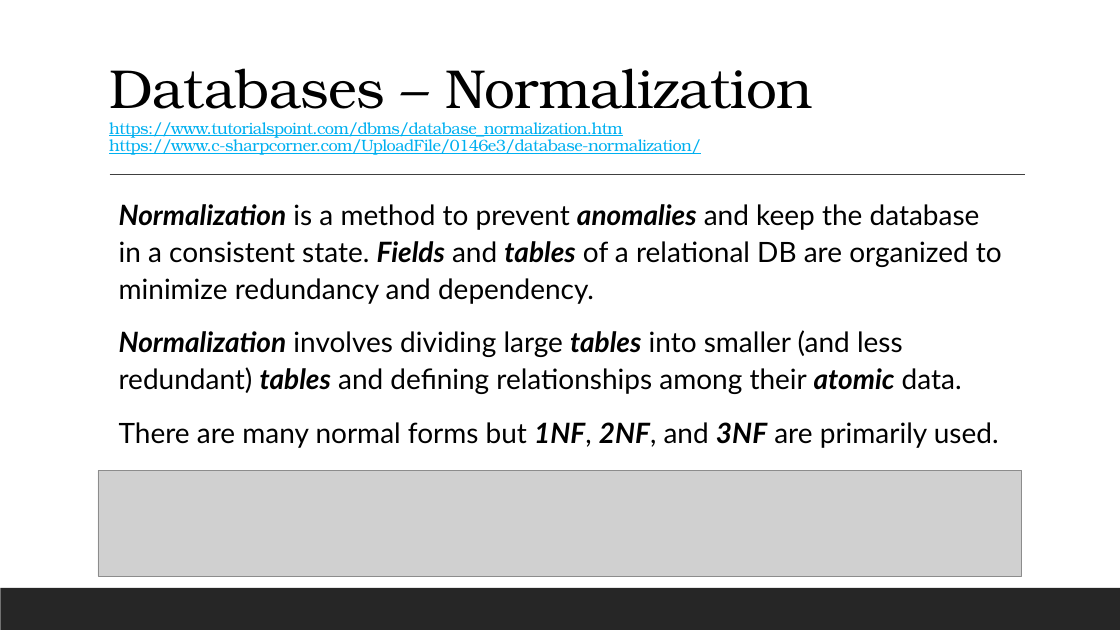
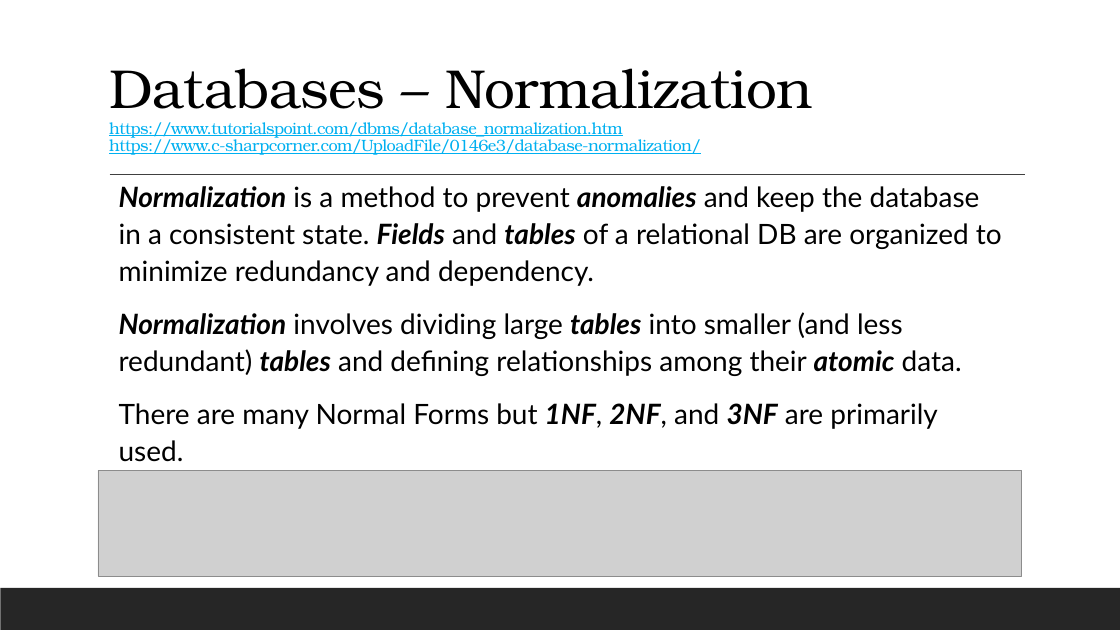
Before and after one commit to jimie2021/12062021-batch-repo, a slide deck: slide 4 of pdfs/w2/D6_.NET_Normalization.pptx. Drawn at 1120x630 pixels with LibreOffice and Linux fonts; fonts in the diff are those of the drawing; grey boxes stand for pictures. Boxes give left, top, right and bottom in pixels: in the first picture for what was removed or moved away, otherwise in the second. Text is boxed around its words. In the diff, an @@ line names an element or a change of style, - is before the commit and + after.

```diff
--- a/pdfs/w2/D6_.NET_Normalization.pptx
+++ b/pdfs/w2/D6_.NET_Normalization.pptx
@@ text at box(119, 403, 938, 462): text changed @@
-There are many normal forms but 1NF, 2NF, and 3NF are primarily used.
+There are many Normal Forms but 1NF, 2NF, and 3NF are primarily used.
```
Also in this commit, not shown: 1 other slide changed, 1 other file.
